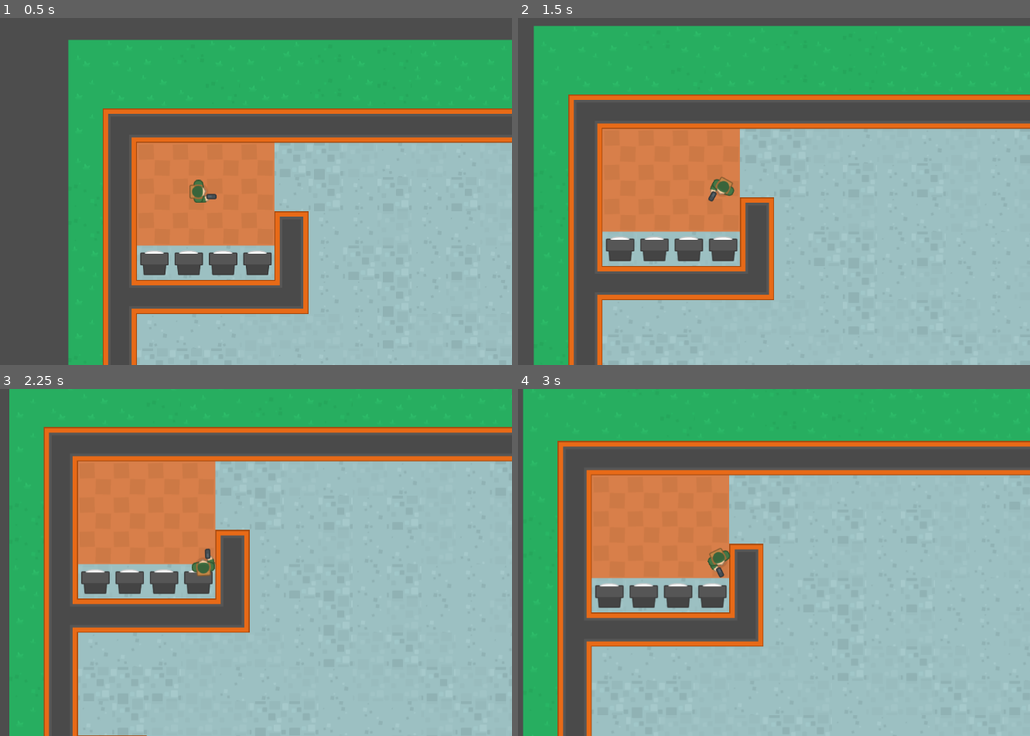
Above: before the commit, frames 1-4 (two rows, left to right).
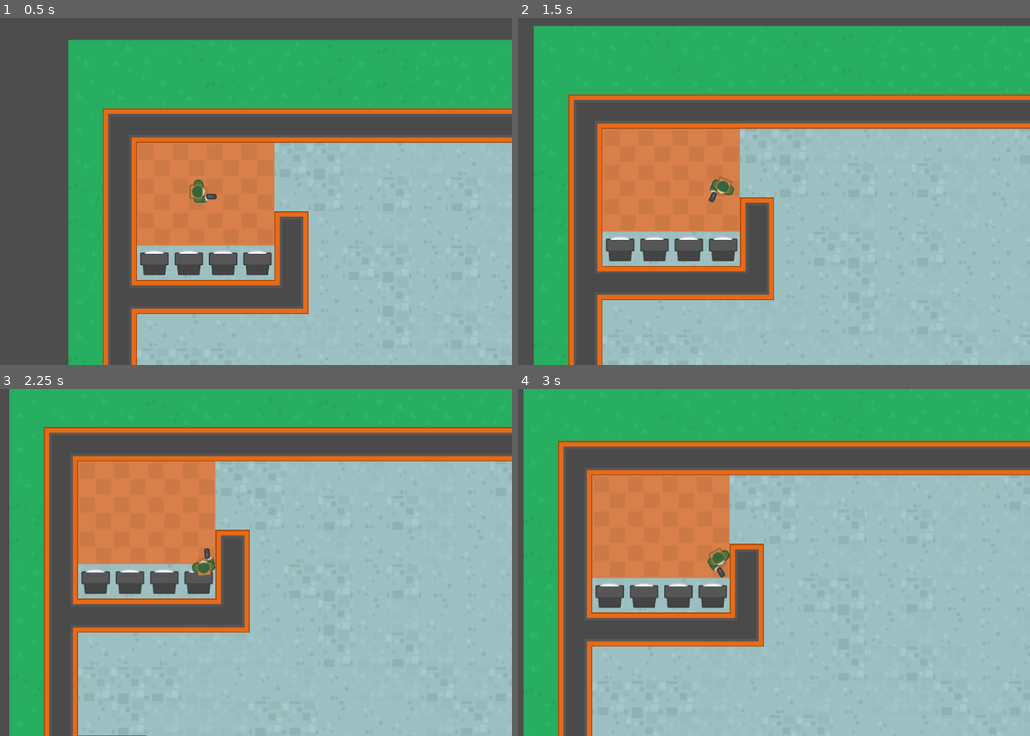
Above: after the commit, the same moments.

Repository: hamzissa/My-Project
Game: Godot game, scene res://Scenes/map/map.tscn
Same seed, same stepped clock (60 frames per second), same inputs: the game is played once before the commit and once after it.
Inputs (mouse positions are in pixels of both pictures, inside the frame that each line leads up to):
- Up to frame 1 (0.5 s): no input
- Up to frame 2 (1.5 s): tap Enter at 0.5 s; move the mouse to (855, 174) at 0.52 s; hold D (right) 0.53-1.28 s; move the mouse to (599, 208) at 1.27 s; hold S (down) from 1.28 s (still down)
- Up to frame 3 (2.25 s): move the mouse to (266, 486) at 2.02 s; release S (down) at 2.03 s; hold D (right) from 2.03 s (still down)
- Up to frame 4 (3 s): move the mouse to (692, 631) at 2.77 s; release D (right) at 2.78 s; hold W (up) from 2.78 s (still down)

Frame 1 is identical in both runs. In frame 2, less than 0.1% of the frame differs, in the area x 37-43%, y 45-54%; in frame 3, 0.4%; in frame 4, 1.1%, in the area x 0-49%, y 0-100%.

Commit message:
Player can now move and follows mouse
player can now move using WASD and faces the direction the mouse pointer points towards.

Diff:
--- a/my project/Scenes/player/player.gd
+++ b/my project/Scenes/player/player.gd
@@ -1,8 +1,10 @@
 extends CharacterBody2D
 
+#speed of player and mouse speed
 const speed: float = 130.0
 const mouse_speed = 5
 
+#direction mouse is pointing towards
 var mouse_direct
 
 # Called when the node enters the scene tree for the first time.
@@ -11,16 +13,21 @@
 
 
 # Called every frame. 'delta' is the elapsed time since the previous frame.
-func _process(delta):
-
+func _physics_process(delta):
+	#calling function to allow the movment of the sprite
 	get_input()
+	#function to move
 	move_and_slide()
 
+	#to make player face in direction of mouse
 	if mouse_direct:
 		global_rotation = lerp_angle(global_rotation, mouse_direct, delta*mouse_speed)
+
 func get_input() -> void:
+	#playermovement WASD
 	var input = Vector2.ZERO
 	input.x = Input.get_action_strength("right") - Input.get_action_strength("left")
 	input.y = Input.get_action_strength("down") - Input.get_action_strength("up")
 	velocity = input.normalized() * speed
+	#direction of mouse
 	mouse_direct = (get_global_mouse_position() - global_position).angle()
